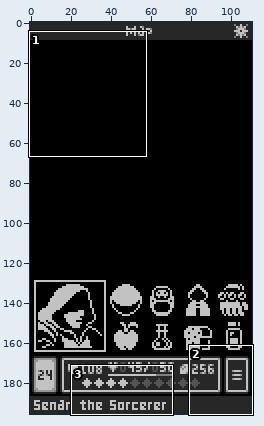
Two states of a pixel-art file, assets/images/mockup2_map.ase. Above, an overview of the earlier version with the close-up marked.
Close-up. First the earlier version:
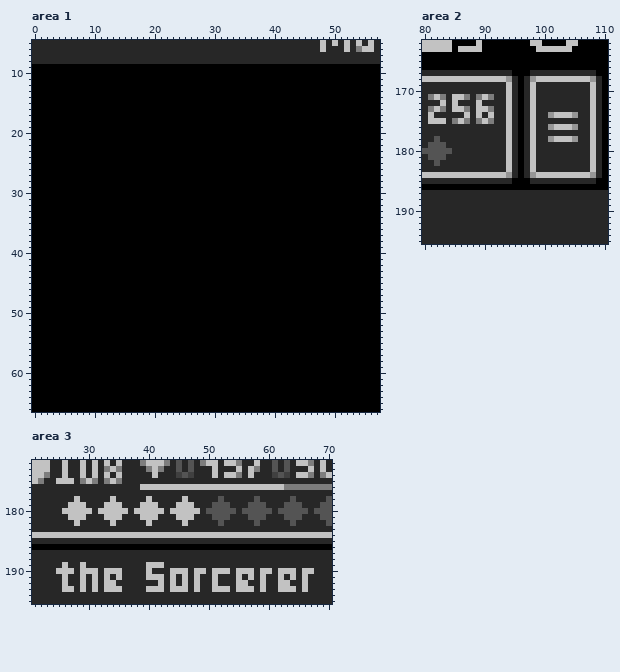
111x196 pixels, 1 frame. Shown: area 1: x 0..57, y 5..66; area 2: x 80..110, y 162..195; area 3: x 21..70, y 172..195.
The same view after the edit:
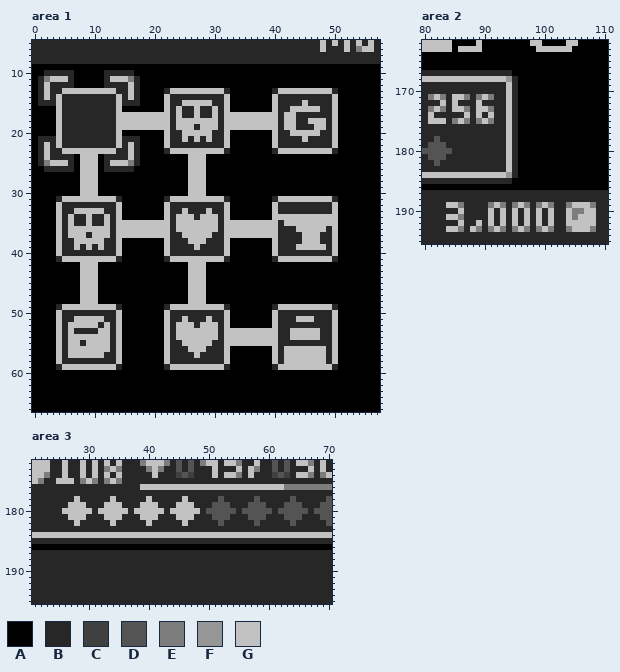
Palette (. is transparent): A #000000  B #272727  C #404040  D #545454  E #7d7d7d  F #969696  G #c2c2c2
From old to new:
Changed rows in their new state; - is an unchanged pixel.
Area 1, layer "UI":
first column x 1:
10 -BBBBB-----BBBBB----------------------------------
11 BEGGGB-----BGGGEB---------------------------------
12 BGBBBB-----BBBBGB---------------------------------
13 BGBBGGGGGGGGGBBGB----BGGGGGGGGGB-------BGGGGGGGGGB
14 BGBGBBBBBBBBBGBGB----GBBBBBBBBBG-------GBBBBBBBBBG
15 BBBGBBBBBBBBBGBBB----GBBGGGGGBBG-------GBBBBGBBBBG
16 ---GBBBBBBBBBG-------GBGBBGBBGBG-------GBBGGGGGBBG
17 ---GBBBBBBBBBGGGGGGGGGBGBBGBBGBGGGGGGGGGBGGBBBBBBG
18 ---GBBBBBBBBBGGGGGGGGGBGGGGGGGBGGGGGGGGGBGGBBGGGBG
19 ---GBBBBBBBBBGGGGGGGGGBGGGBGGGBGGGGGGGGGBGGBBBGGBG
20 ---GBBBBBBBBBG-------GBBGGGGGBBG-------GBBGGGGGBBG
21 BBBGBBBBBBBBBGBBB----GBBGBGBGBBG-------GBBBBGBBBBG
22 BGBGBBBBBBBBBGBGB----GBBBBBBBBBG-------GBBBBBBBBBG
23 BGBBGGGGGGGGGBBGB----BGGGGGGGGGB-------BGGGGGGGGGB
24 BGBBBB-GGG-BBBBGB--------GGG----------------------
25 BEGGGB-GGG-BGGGEB--------GGG----------------------
26 -BBBBB-GGG-BBBBB---------GGG----------------------
27 -------GGG---------------GGG----------------------
28 -------GGG---------------GGG----------------------
29 -------GGG---------------GGG----------------------
30 -------GGG---------------GGG----------------------
31 ---BGGGGGGGGGB-------BGGGGGGGGGB-------BGGGGGGGGGB
32 ---GBBBBBBBBBG-------GBBBBBBBBBG-------GBBBBBBBBBG
33 ---GBBGGGGGBBG-------GBBGBBBGBBG-------GBBBBBBBBBG
34 ---GBGBBGBBGBG-------GBGGGBGGGBG-------GGGGGGGGGGG
35 ---GBGBBGBBGBGGGGGGGGGBGGGGGGGBGGGGGGGGGBGGGGGGGGG
36 ---GBGGGGGGGBGGGGGGGGGBGGGGGGGBGGGGGGGGGBBBGGGGGBG
37 ---GBGGGBGGGBGGGGGGGGGBBGGGGGBBGGGGGGGGGBBBBGGGBBG
38 ---GBBGGGGGBBG-------GBBBGGGBBBG-------GBBBBGGGBBG
39 ---GBBGBGBGBBG-------GBBBBGBBBBG-------GBBBGGGGGBG
40 ---GBBBBBBBBBG-------GBBBBBBBBBG-------GBBBBBBBBBG
41 ---BGGGGGGGGGB-------BGGGGGGGGGB-------BGGGGGGGGGB
42 -------GGG---------------GGG----------------------
43 -------GGG---------------GGG----------------------
44 -------GGG---------------GGG----------------------
45 -------GGG---------------GGG----------------------
46 -------GGG---------------GGG----------------------
47 -------GGG---------------GGG----------------------
48 -------GGG---------------GGG----------------------
49 ---BGGGGGGGGGB-------BGGGGGGGGGB-------BGGGGGGGGGB
50 ---GBBBBBBBBBG-------GBBBBBBBBBG-------GBBBBBBBBBG
51 ---GBBGGGGGBBG-------GBBGBBBGBBG-------GBBBGGGBBBG
52 ---GBGGGGGBGBG-------GBGGGBGGGBG-------GBBBBBBBBBG
53 ---GBGBBBBGGBG-------GBGGGGGGGBGGGGGGGGGBBGGGGGBBG
54 ---GBGGGGGGGBG-------GBGGGGGGGBGGGGGGGGGBBGGGGGBBG
55 ---GBGGBGGGGBG-------GBBGGGGGBBGGGGGGGGGBBBBBBBBBG
56 ---GBGGGGGGGBG-------GBBBGGGBBBG-------GBGGGGGGGBG
57 ---GBGGGGGGBBG-------GBBBBGBBBBG-------GBGGGGGGGBG
58 ---GBBBBBBBBBG-------GBBBBBBBBBG-------GBGGGGGGGBG
59 ---BGGGGGGGGGB-------BGGGGGGGGGB-------BGGGGGGGGGB
Area 2, layers "UI Text", "UI":
first column x 97:
167 -AAAAAAAAAAA-
168 AAAAAAAAAAAAA
169 AAAAAAAAAAAAA
170 AAAAAAAAAAAAA
171 AAAAAAAAAAAAA
172 AAAAAAAAAAAAA
173 AAAAAAAAAAAAA
174 AAAAAAAAAAAAA
175 AAAAAAAAAAAAA
176 AAAAAAAAAAAAA
177 AAAAAAAAAAAAA
178 AAAAAAAAAAAAA
179 AAAAAAAAAAAAA
180 AAAAAAAAAAAAA
181 AAAAAAAAAAAAA
182 AAAAAAAAAAAAA
183 AAAAAAAAAAAAA
184 AAAAAAAAAAAAA
185 -AAAAAAAAAAA-
first column x 84:
189 GGE----EGE-EGE-EGE--EGGGE
190 --G----G-G-G-G-G-G--GEEGG
191 GGE----G-G-G-G-G-G--GEGGG
192 --G--G-G-G-G-G-G-G--GGGGG
193 GGE-GE-EGE-EGE-EGE--EGGGE
Area 3, layer "UI Text":
first column x 25:
189 -B--B----------BBB-------------------------
190 BBB-BBB-BBB----B---BBB-BB-BBB-BBB-BB-BBB-BB
191 -B--B-B-B-B----BBB-B-B-B--B---B-B-B--B-B-B-
192 -B--B-B-BB-------B-B-B-B--B---BB--B--BB--B-
193 -BB-B-B-BBB----BBB-BBB-B--BBB-BBB-B--BBB-B-
